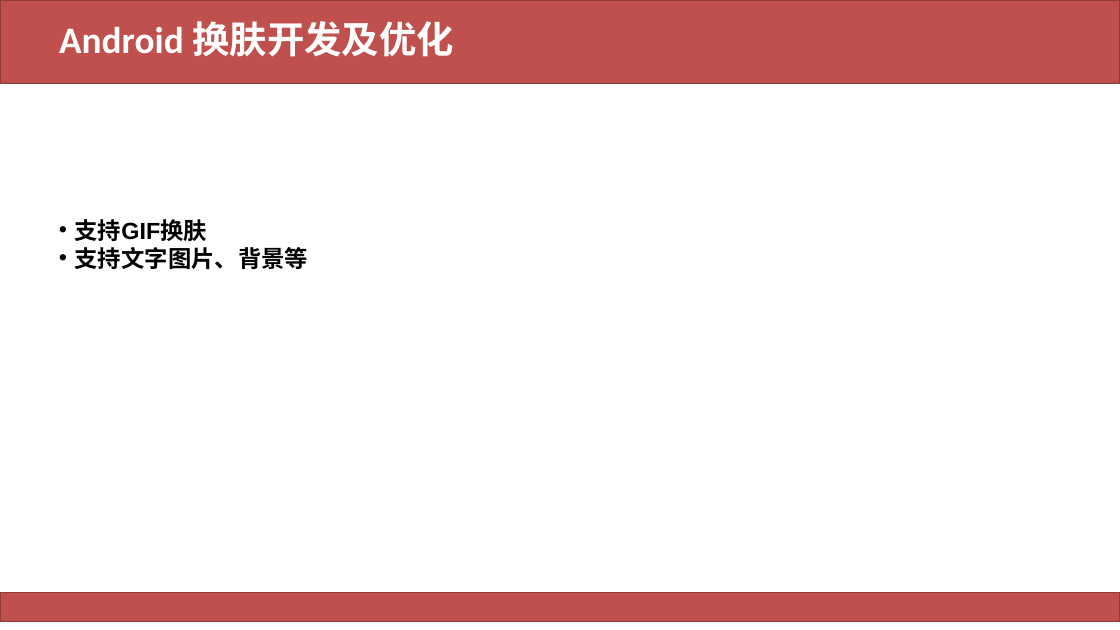
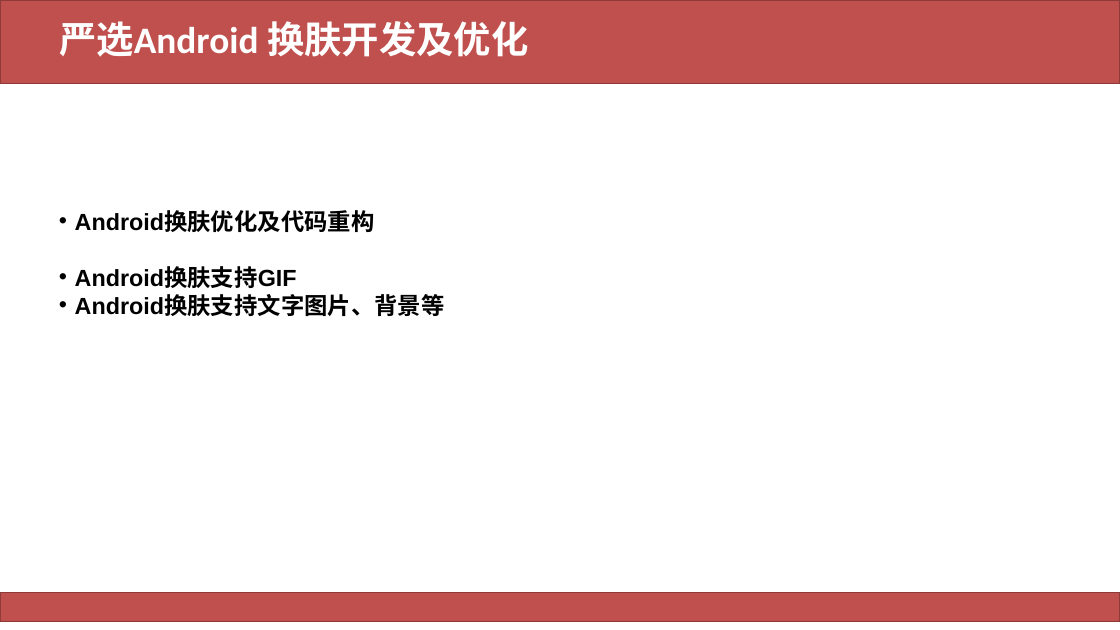
Before and after one commit to happylishang/happylishang.github.io, a slide deck: slide 11 of _posts/升级/2019/H4186-李尚-2019-升级答辩PPT .pptx (slide 10 before the commit). Drawn at 1120x630 pixels with LibreOffice and Linux fonts; fonts in the diff are those of the drawing. Boxes give left, top, right and bottom in pixels: in the first picture for what was removed or moved away, otherwise in the second. Text is boxed around its words. In the diff, an @@ line names an element or a change of style, - is before the commit and + after.

```diff
--- a/_posts/升级/2019/H4186-李尚-2019-升级答辩PPT .pptx
+++ b/_posts/升级/2019/H4186-李尚-2019-升级答辩PPT .pptx
@@ title at [59, 21, 528, 57]: text changed @@
-Android 换肤开发及优化
+严选Android 换肤开发及优化
@@ text at [75, 211, 445, 316]: text changed @@
-• 支持GIF换肤
-• 支持文字图片、背景等
+• Android换肤优化及代码重构
+• Android换肤支持GIF
+• Android换肤支持文字图片、背景等
```
Also in this commit, not shown: 3 other slides changed, 3 other files.
